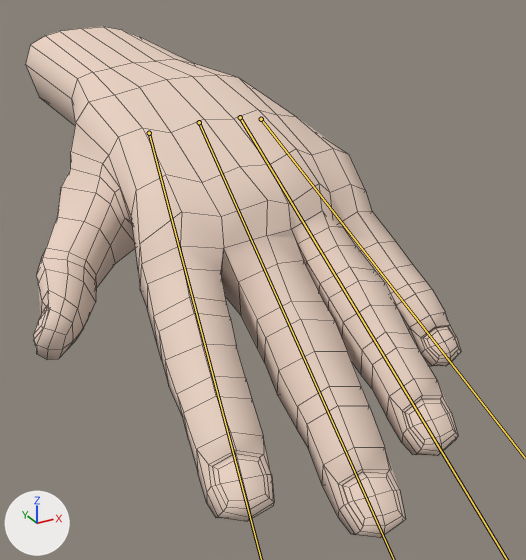
The Blender file unity/Infinity Gauntlet/Assets/blender/riggedhand4.blend as it was, and as the next commit left it.
One viewpoint serves both versions: a 50 mm lens placed at (-0.089, -0.497, 0.035), pointed at (0.019, -0.301, -0.063). The axes (+X, +Y, +Z) are drawn at lower left. The lights are the same throughout. Both versions are drawn at frame 0 of the action 'Idle'; the numbers are the values there. The bones that change are drawn over the model as lines. Mesh edges are drawn as thin lines.

The first picture shows 'Hand_L'.
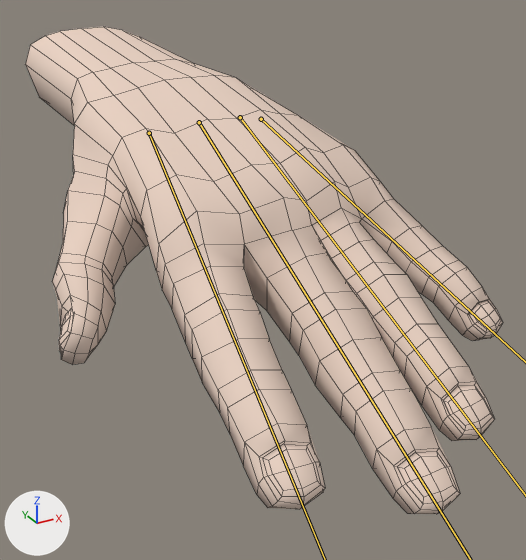
Location of each change, (x1, y1, x2, y2) in pixels of the pictures (526 x 560 px):
'Hand_L', posed (10% wider)
    before: (25, 26, 461, 538)
    after: (25, 26, 503, 514)

What the commit changed:
Bone 'palm.02.L.001' (bone_palm_02_l_001) turns from (17, 8, 7) to (17, 8, 0) degrees about its own x, y and z.
Bone 'palm.03.L.001' (bone_palm_03_l_001) turns from (17, 9, 6) to (17, 9, 0) degrees about its own x, y and z.
Bone 'palm.04.L.001' (bone_palm_04_l_001) turns from (18, 13, 11) to (18, 13, 0) degrees about its own x, y and z.
Bone 'palm.01.L.001' (bone_palm_01_l_001) turns from (14, 0, 5) to (14, 0, 0) degrees about its own x, y and z.
